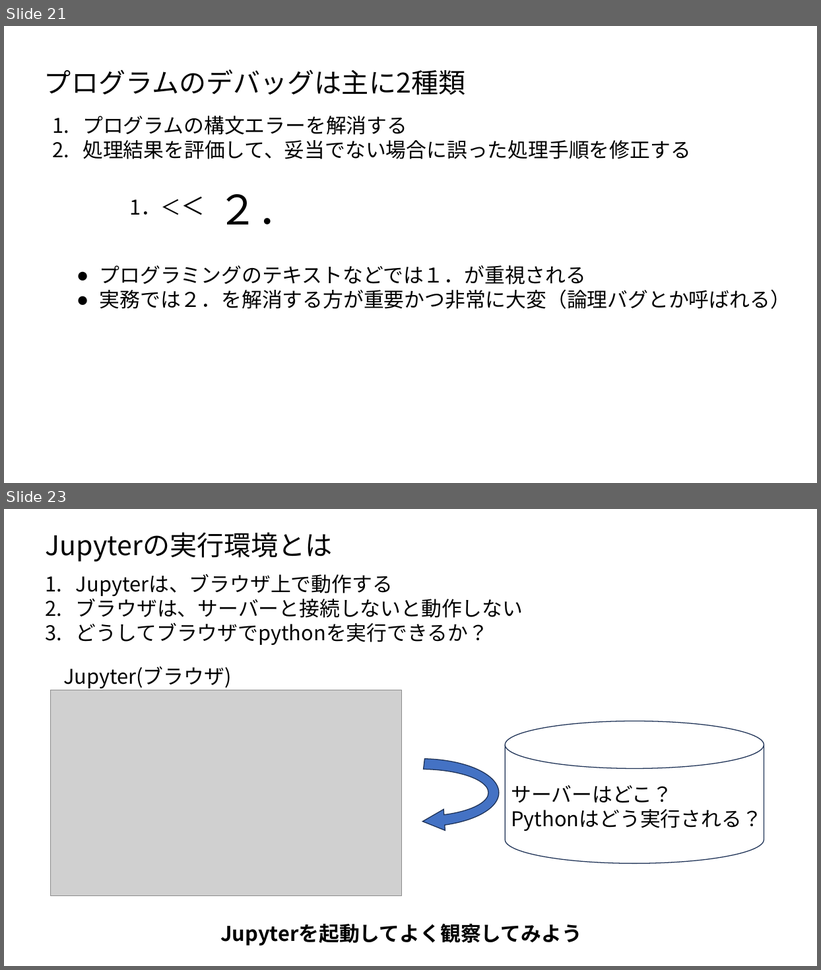
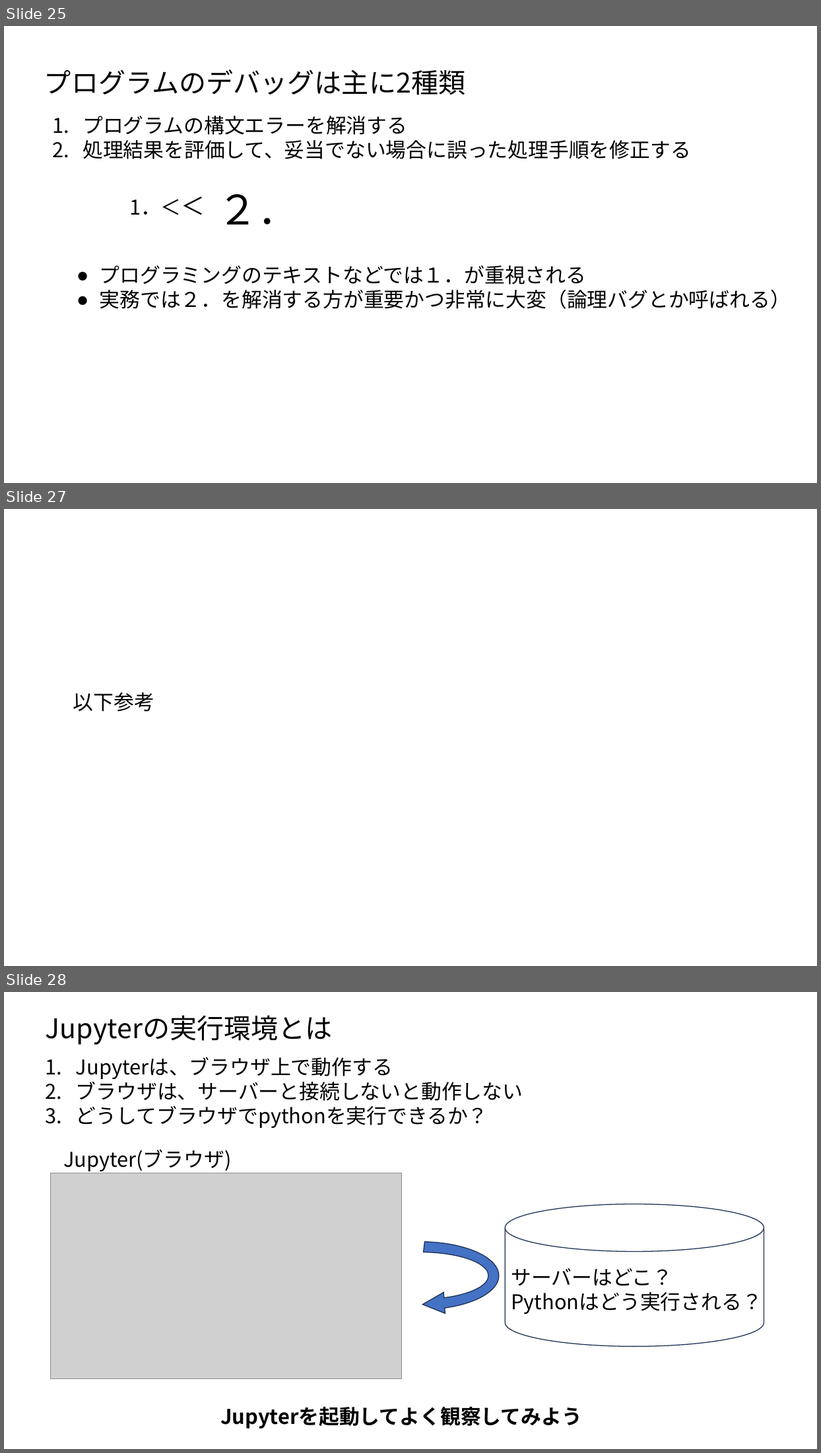
Before and after one commit to ueharaLab/bigdata2_system_and_python, a slide deck: bigdata2_system_and_python.pptx. Shown one above the other, each under a label of ours: slides 21 and 23 before the commit, slides 25, 27 and 28 after it; the slides between them are not shown. The pictures are 821x970 and 821x1453 pixels, drawn with LibreOffice and Linux fonts; fonts in the diff are those of the drawing; grey boxes stand for pictures. Boxes give left, top, right and bottom in pixels: in the first picture for what was removed or moved away, otherwise in the second. Text is boxed around its words. In the diff, an @@ line names an element or a change of style, - is before the commit and + after.

```diff
--- a/bigdata2_system_and_python.pptx
+++ b/bigdata2_system_and_python.pptx
@@ slide 27 added at (4,509,817,966), background #FFFFFF @@
@@ text added at (73,692,154,712), 24 pt, text #000000 @@
+以下参考
@@ what was slide 21 is now slide 25 @@
@@ what was slide 23 is now slide 28 @@
```
Also in this commit, not shown: 6 slides changed, 9 other slides added, 5 slides removed, 2 other files.
